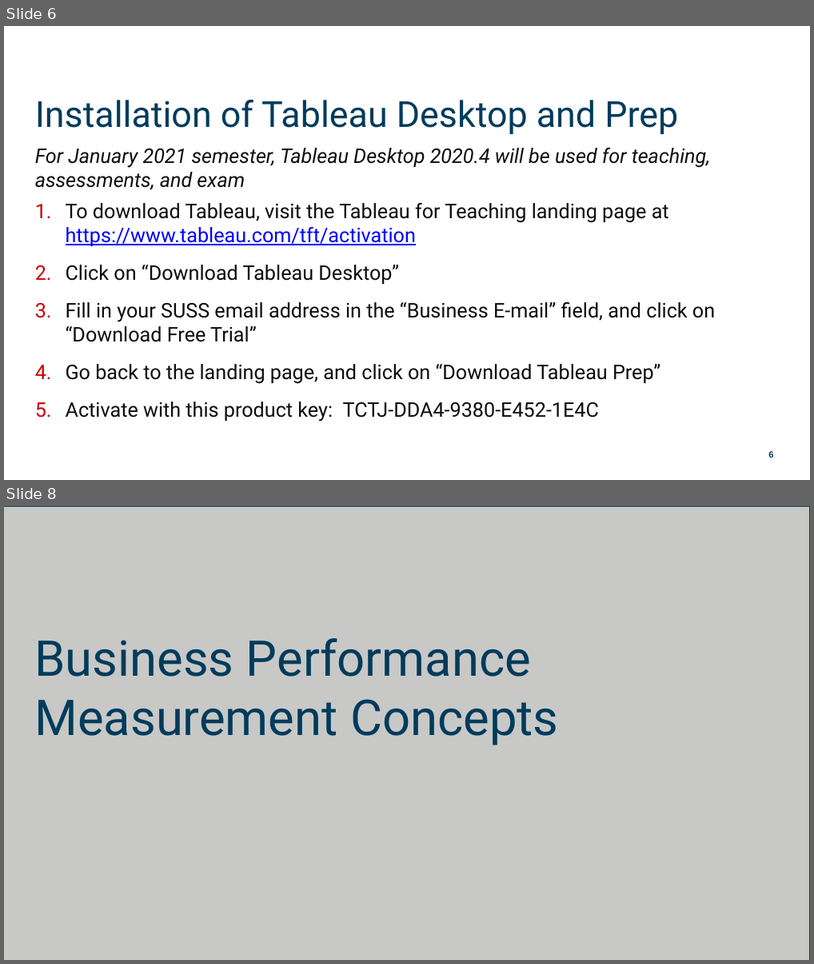
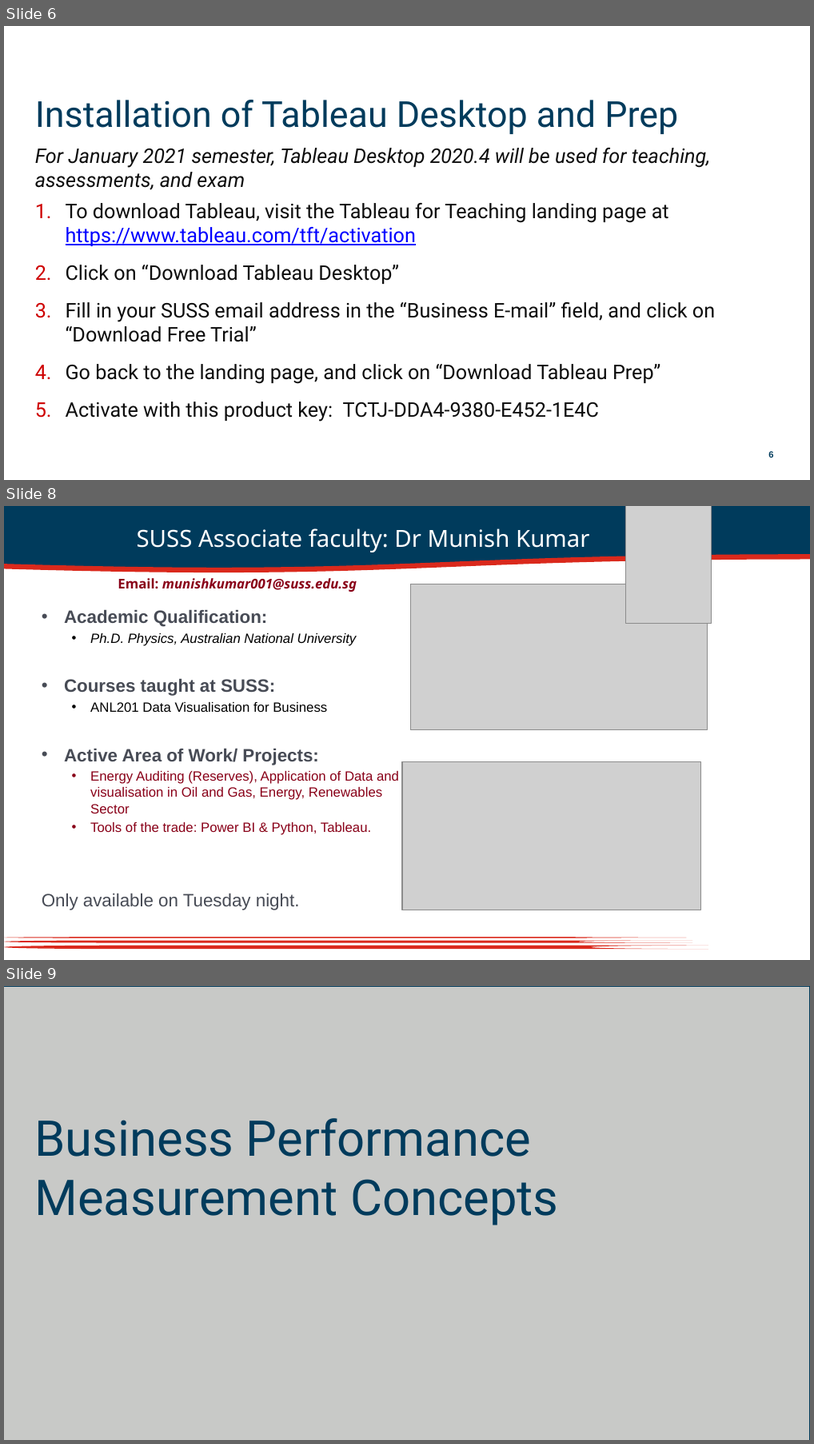
Before and after one commit to munishkumar-gh/munishkumar-gh.github.io, a slide deck: SuSS/ANL201 Study Unit 1_2021 - Lecturer.pptx. Shown one above the other, each under a label of ours: slides 6 and 8 before the commit, slides 6, 8 and 9 after it; the slides between them are not shown. The pictures are 814x964 and 814x1444 pixels, drawn with LibreOffice and Linux fonts; fonts in the diff are those of the drawing; grey boxes stand for pictures; background and template pictures are left out. Boxes give left, top, right and bottom in pixels: in the first picture for what was removed or moved away, otherwise in the second. Text is boxed around its words. In the diff, an @@ line names an element or a change of style, - is before the commit and + after.

```diff
--- a/SuSS/ANL201 Study Unit 1_2021 - Lecturer.pptx
+++ b/SuSS/ANL201 Study Unit 1_2021 - Lecturer.pptx
@@ slide 8 added at (4, 506, 810, 960), background #FFFFFF @@
@@ flow chart document added at (4, 506, 810, 572), fill #003B5C, outline #DA291C 4.5 pt @@
@@ title added at (137, 528, 590, 552), 21 pt, text #FFFFFF @@
+SUSS Associate faculty: Dr Munish Kumar
@@ picture added at (626, 506, 712, 624) @@
@@ text added at (118, 578, 357, 592), 12 pt, text #890018, bold, italic @@
+Email: munishkumar001@suss.edu.sg
@@ picture added at (410, 584, 707, 730) @@
@@ text added at (42, 609, 399, 910), 12 pt, text #890018 @@
+• Academic Qualification:
+  • Ph.D. Physics, Australian National University
+• Courses taught at SUSS:
+  • ANL201 Data Visualisation for Business
+• Active Area of Work/ Projects:
+  • Energy Auditing (Reserves), Application of Data and visualisation in Oil and Gas, Energy, Renewables Sector
+  • Tools of the trade: Power BI & Python, Tableau.
+Only available on Tuesday night.
@@ picture added at (402, 762, 701, 910) @@
@@ flow chart online storage added at (4, 936, 687, 937), fill #DA291C @@
@@ flow chart online storage added at (4, 940, 693, 942), fill #DA291C @@
@@ flow chart online storage added at (4, 944, 709, 948), fill #DA291C @@
@@ what was slide 8 is now slide 9 @@
```
Also in this commit, not shown: 3 slides changed, 1 slide removed, 1 other file.
